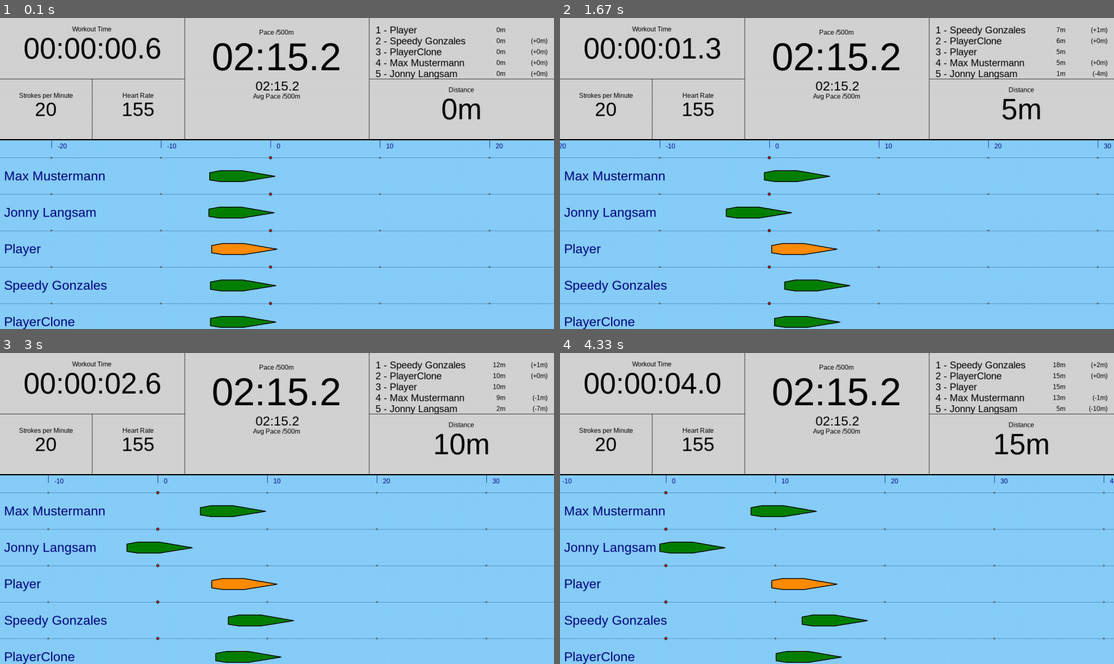
Above: before the commit, frames 1-4 (two rows, left to right).
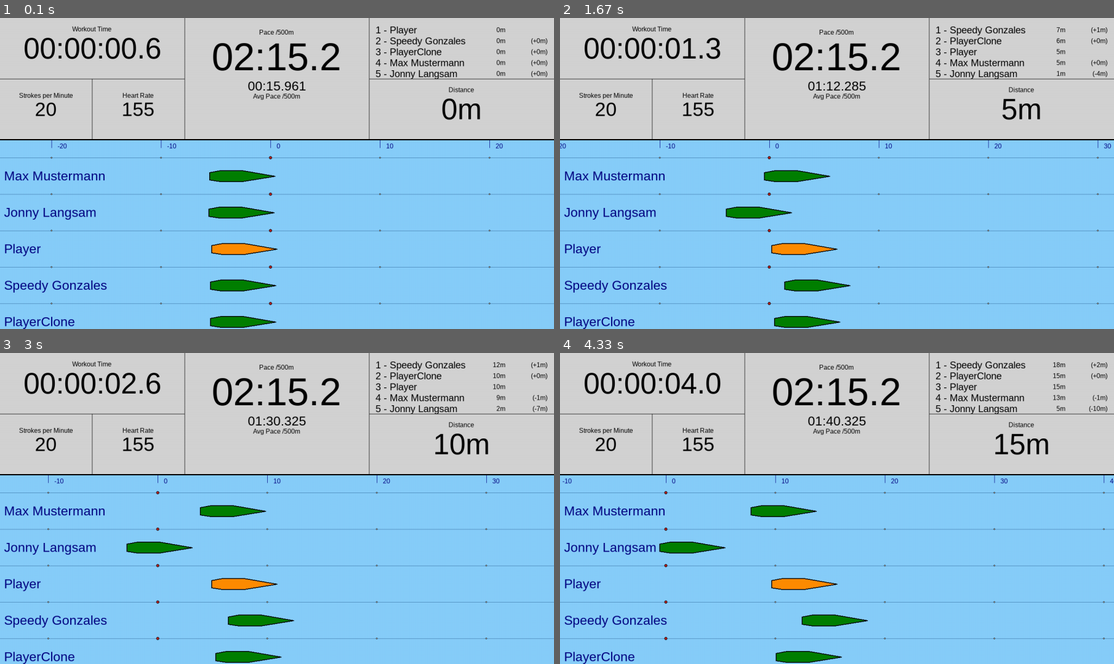
Above: after the commit, the same moments.

Repository: monsdar/dynrow
Game: pygame game, started from DynRow.py
The game is run twice, just before and just after one commit, with the same random seed, the same clock (stepped at 60 frames per second) and the same inputs. The source is Python 2; it was converted automatically to run under Python 3.
Inputs:
- Up to frame 1 (0.1 s): no input
- Up to frame 2 (1.67 s): no input
- Up to frame 3 (3 s): no input
- Up to frame 4 (4.33 s): no input

The runs differ from the first frame. In frame 1, 0.2% of the frame differs, in the area x 44-56%, y 20-24%; in frame 2, 0.2%; in frame 3, 0.2%; in frame 4, 0.2%.

Commit message:
Added: Better resolution for avg time (hoping for better feedback to the rower)

Diff:
--- a/PyRow/ErgStats.py
+++ b/PyRow/ErgStats.py
@@ -13,13 +13,13 @@
     distance = 0.0 #distance in m
     spm = 20       #Strokes per Minute
     pace = 135.2   #pace in seconds (2:15.0 equals 135.0)
-    avgPace = 0.0  #the average pace for the current session
+    avgPace = 10.0  #the average pace for the current session
     calhr = 10     #TODO: What format does the ergo return?
     power = 150    #Power in Watts
     calories = 0   #Calories burned away
     heartrate = 155#Heartrate
 
-    numQueries = 0 #the number of queries done to the ergometer. This is needed e.g. to calc the average pace
+    numQueries = 100 #the number of queries done to the ergometer. This is needed e.g. to calc the average pace
 
     @staticmethod
     def initialize():
--- a/UI/PyGameUi.py
+++ b/UI/PyGameUi.py
@@ -226,13 +226,13 @@
         #display the avg 500m avgPace
         minutes = int((ErgStats.avgPace/60)%60)
         seconds = int((ErgStats.avgPace)%60)
-        millsecs = int(((ErgStats.avgPace*10)%10) + 0.000001) #need to add a small value to equalize floating point inconsistencies
-        txt = "%.2i:%.2i.%.1i" % (minutes, seconds, millsecs)
+        millsecs = int(((ErgStats.avgPace*1000)%1000) + 0.000001) #need to add a small value to equalize floating point inconsistencies
+        txt = "%.2i:%.2i.%.3i" % (minutes, seconds, millsecs)
         avgPaceTxt = self.font32.render(txt, True, BLACK)
 
         #NOTE: outcommented the generic approach here because it wasn't in a fixed position (text would jitter left and right)
         #avgPacePosX = leftDividerX + leftDividerX/2 - (avgPaceTxt.get_size()[0] / 2.0)
-        avgPacePosX = leftDividerX + 175.0
+        avgPacePosX = leftDividerX + 156.0
         avgPacePosY = midHeightDivider
         self.screen.blit(avgPaceTxt, (avgPacePosX, avgPacePosY))
 
